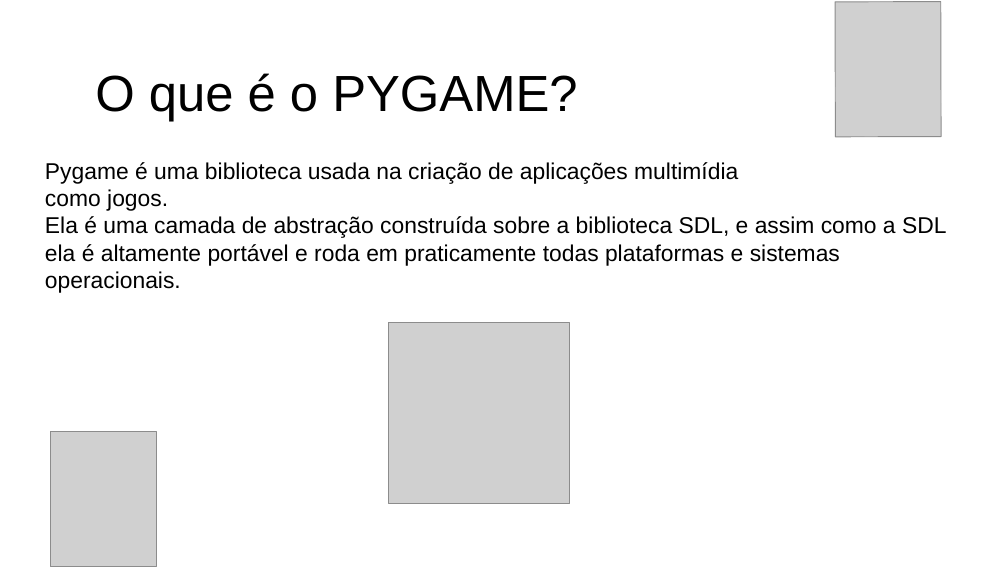
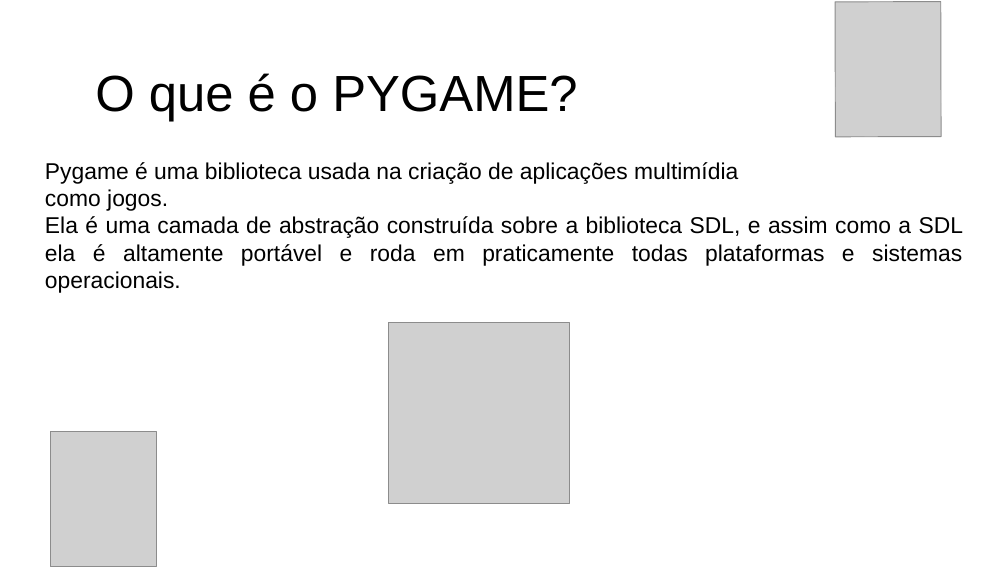
Before and after one commit to Victor7095/flappy-bird-pygame, a slide deck: slide 2 of slide_flappy_bird.pdf.odp. Drawn at 1008x567 pixels with LibreOffice and Linux fonts; fonts in the diff are those of the drawing; grey boxes stand for pictures. Boxes give left, top, right and bottom in pixels: in the first picture for what was removed or moved away, otherwise in the second. Text is boxed around its words. In the diff, an @@ line names an element or a change of style, - is before the commit and + after.

Commit message:
Slide 2.0

```diff
--- a/slide_flappy_bird.pdf.odp
+++ b/slide_flappy_bird.pdf.odp
@@ text "Pygame é uma biblioteca usada ..." at (45, 162, 963, 293): alignment left to justified @@
```
Also in this commit, not shown: 8 other slides changed, 7 slides added.
